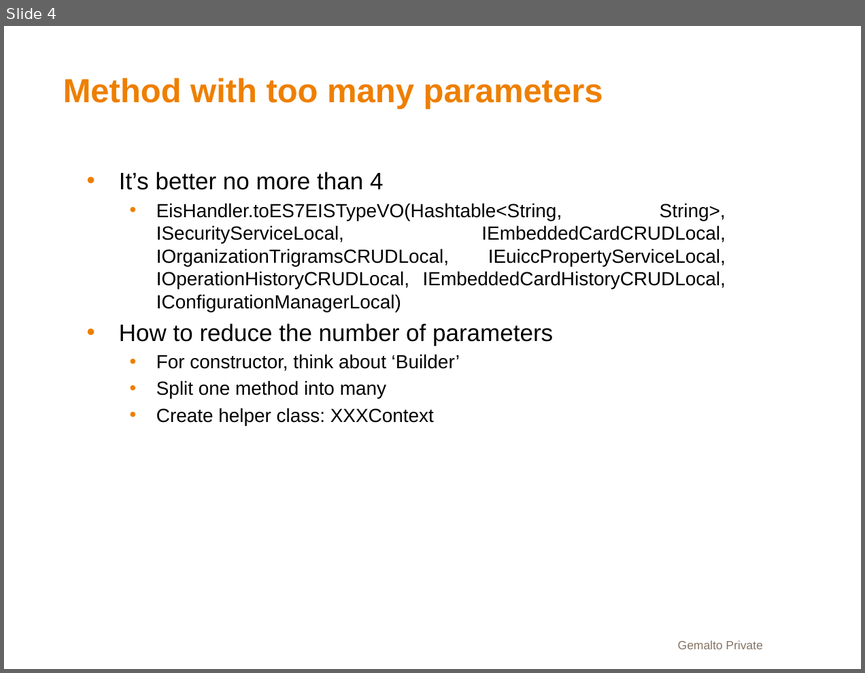
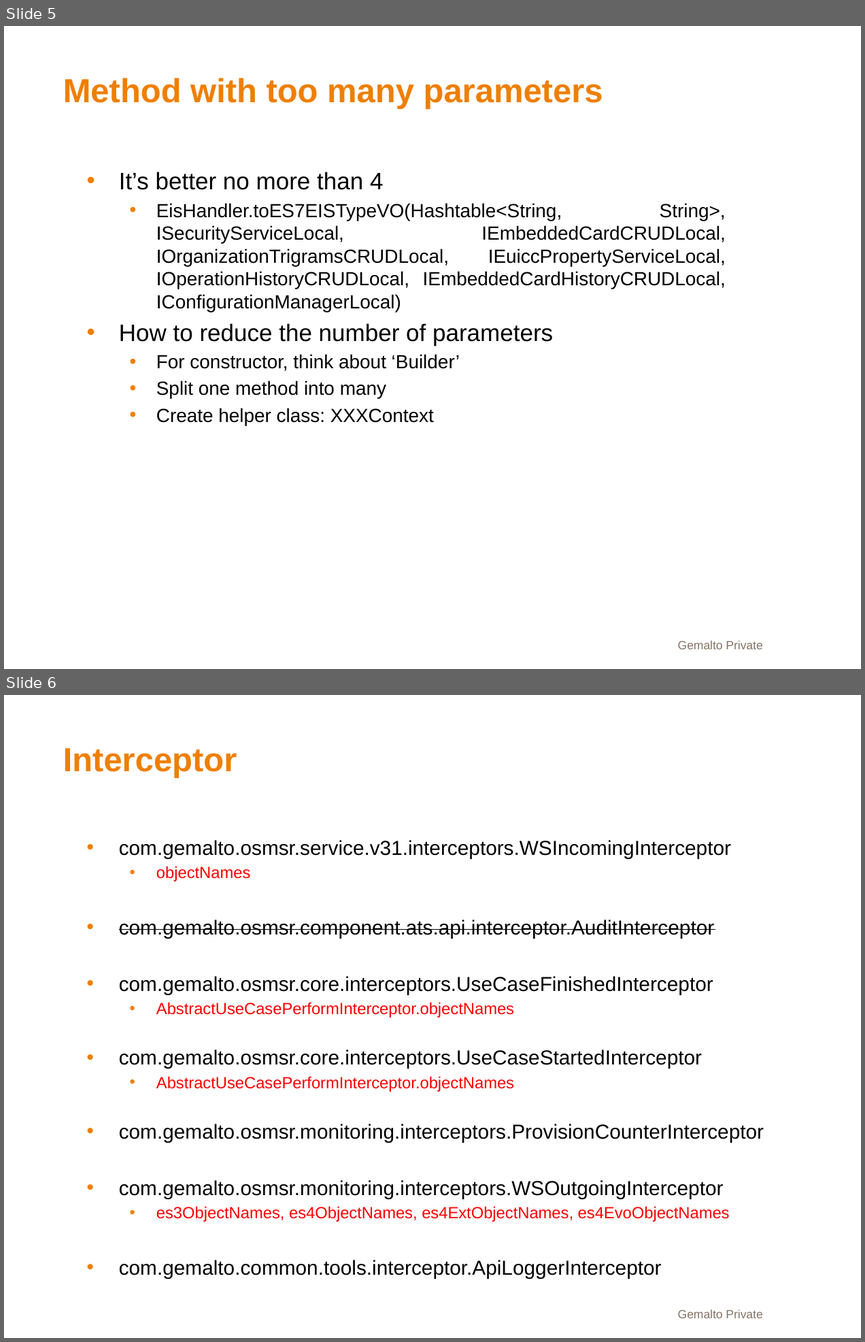
Before and after one commit to li-shengli/selfstudy, a slide deck: PPT/Code Review.pptx. Shown one above the other, each under a label of ours: slide 4 before the commit, slides 5 and 6 after it. The pictures are 865x673 and 865x1342 pixels, drawn with LibreOffice and Linux fonts; fonts in the diff are those of the drawing; background and template pictures are left out. Boxes give left, top, right and bottom in pixels: in the first picture for what was removed or moved away, otherwise in the second. Text is boxed around its words. In the diff, an @@ line names an element or a change of style, - is before the commit and + after.

Commit message:
Code Review and Interceptor

```diff
--- a/PPT/Code Review.pptx
+++ b/PPT/Code Review.pptx
@@ slide 6 added at box(4, 695, 861, 1338), background #FFFFFF @@
@@ title added at box(63, 748, 237, 779), 28 pt, text #EE7F00, bold @@
+Interceptor
@@ text added at box(119, 840, 764, 1278), 17 pt, text #000000 @@
+• com.gemalto.osmsr.service.v31.interceptors.WSIncomingInterceptor
+  • objectNames
+• com.gemalto.osmsr.component.ats.api.interceptor.AuditInterceptor
+• com.gemalto.osmsr.core.interceptors.UseCaseFinishedInterceptor
+  • AbstractUseCasePerformInterceptor.objectNames
+• com.gemalto.osmsr.core.interceptors.UseCaseStartedInterceptor
+  • AbstractUseCasePerformInterceptor.objectNames
+• com.gemalto.osmsr.monitoring.interceptors.ProvisionCounterInterceptor
+• com.gemalto.osmsr.monitoring.interceptors.WSOutgoingInterceptor
+  • es3ObjectNames, es4ObjectNames, es4ExtObjectNames, es4EvoObjectNames
+• com.gemalto.common.tools.interceptor.ApiLoggerInterceptor
@@ page number added at box(808, 1295, 861, 1330), 16 pt, text #FFFFFF, bold @@
+6
@@ text added at box(678, 1309, 762, 1318), 10 pt, text #857364 @@
+Gemalto Private
@@ what was slide 4 is now slide 5 @@
```
Also in this commit, not shown: 1 slide changed, 1 other slide added, 1 other file.
